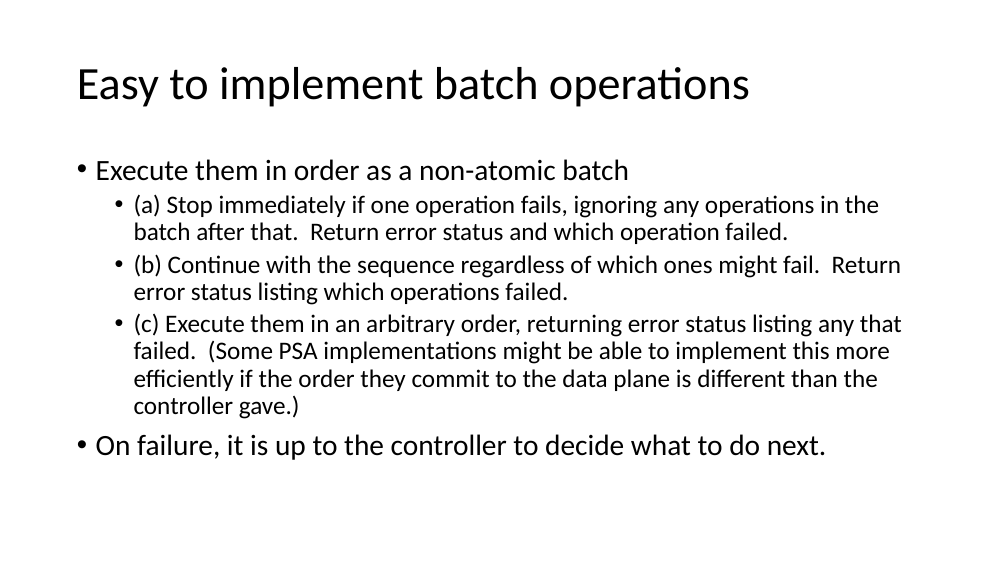
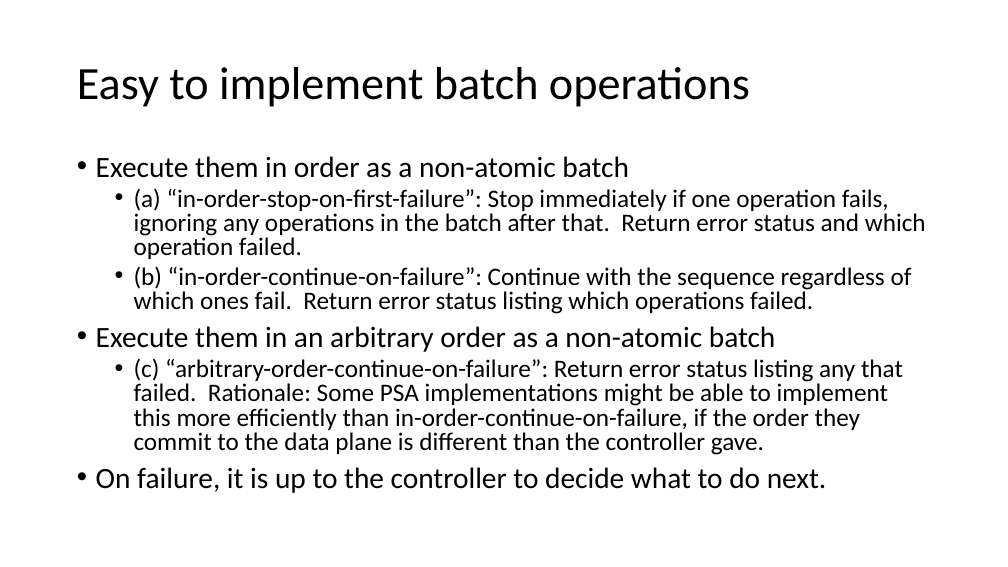
Before and after one commit to jafingerhut/p4-guide, a slide deck: slide 4 of docs/p4runtime api batch operations.pptx. Drawn at 1008x567 pixels with LibreOffice and Linux fonts; fonts in the diff are those of the drawing. Boxes give left, top, right and bottom in pixels: in the first picture for what was removed or moved away, otherwise in the second. Text is boxed around its words. In the diff, an @@ line names an element or a change of style, - is before the commit and + after.

Commit message:
Add example of atomic batch operation for ACLs

```diff
--- a/docs/p4runtime api batch operations.pptx
+++ b/docs/p4runtime api batch operations.pptx
@@ text at (96, 156, 827, 493): line spacing 0.9 to 0.8 @@
@@ text at (96, 188, 926, 455): text changed @@
-  • (a) Stop immediately if one operation fails, ignoring any operations in the batch after that. Return error status and which operation failed.
-  • (b) Continue with the sequence regardless of which ones might fail. Return error status listing which operations failed.
-  • (c) Execute them in an arbitrary order, returning error status listing any that failed. (Some PSA implementations might be able to implement this more efficiently if the order they commit to the data plane is different than the controller gave.)
+  • (a) “in-order-stop-on-first-failure”: Stop immediately if one operation fails, ignoring any operations in the batch after that. Return error status and which operation failed.
+  • (b) “in-order-continue-on-failure”: Continue with the sequence regardless of which ones fail. Return error status listing which operations failed.
+• Execute them in an arbitrary order as a non-atomic batch
+  • (c) “arbitrary-order-continue-on-failure”: Return error status listing any that failed. Rationale: Some PSA implementations might be able to implement this more efficiently than in-order-continue-on-failure, if the order they commit to the data plane is different than the controller gave.
```
Also in this commit, not shown: 4 other slides changed, 5 slides added.
